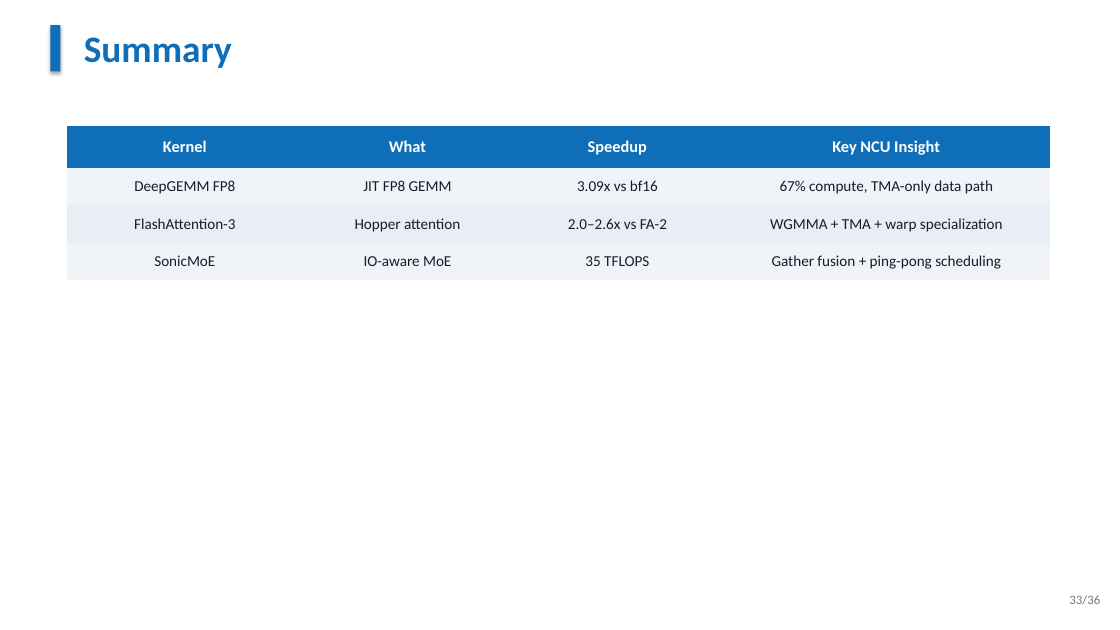
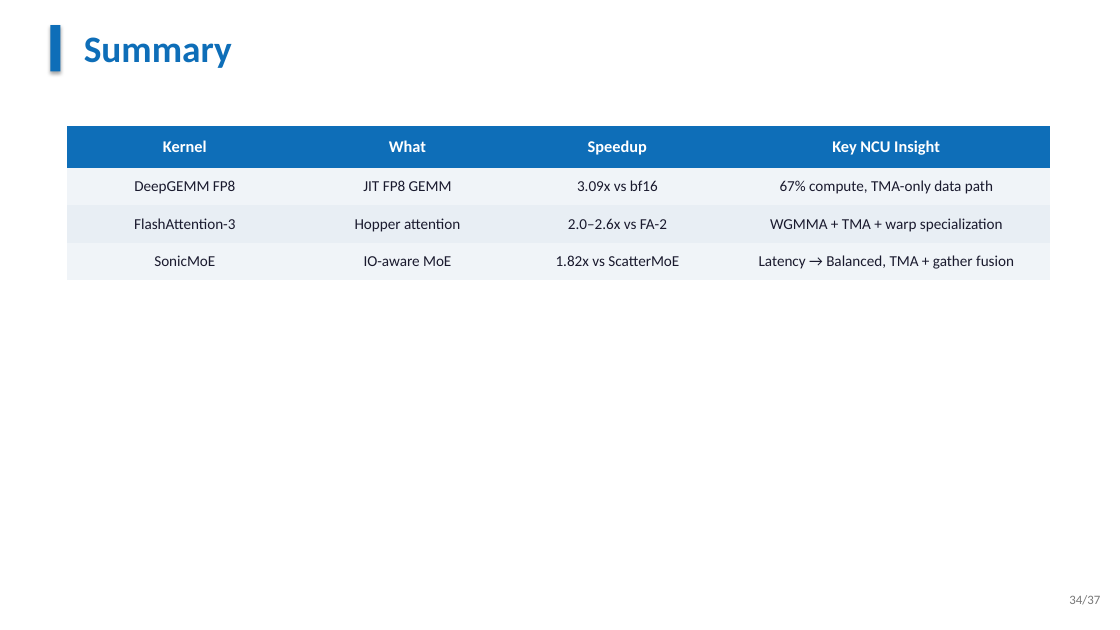
Before and after one commit to XAheli/torch-profiler, a slide deck: slide 34 of slides.pptx (slide 33 before the commit). Drawn at 1120x630 pixels with LibreOffice and Linux fonts; fonts in the diff are those of the drawing. Boxes give left, top, right and bottom in pixels: in the first picture for what was removed or moved away, otherwise in the second. Text is boxed around its words. In the diff, an @@ line names an element or a change of style, - is before the commit and + after.

Commit message:
feat: update slides with SonicMoE NCU deep dive + re-profiled traces
- Slides expanded to 37 with full ScatterMoE vs SonicMoE NCU comparison
- Re-profiled SonicMoE and ScatterMoE traces with proper schedule config

```diff
--- a/slides.pptx
+++ b/slides.pptx
@@ table at (67,126,1050,280) @@
-row 4, column 3: 35 TFLOPS
+row 4, column 3: 1.82x vs ScatterMoE
-row 4, column 4: Gather fusion + ping-pong scheduling
+row 4, column 4: Latency → Balanced, TMA + gather fusion
@@ text at (1069,595,1100,605): text changed @@
-33/36
+34/37
```
Also in this commit, not shown: 31 other slides changed, 5 slides added, 4 slides removed, 2 other files.
